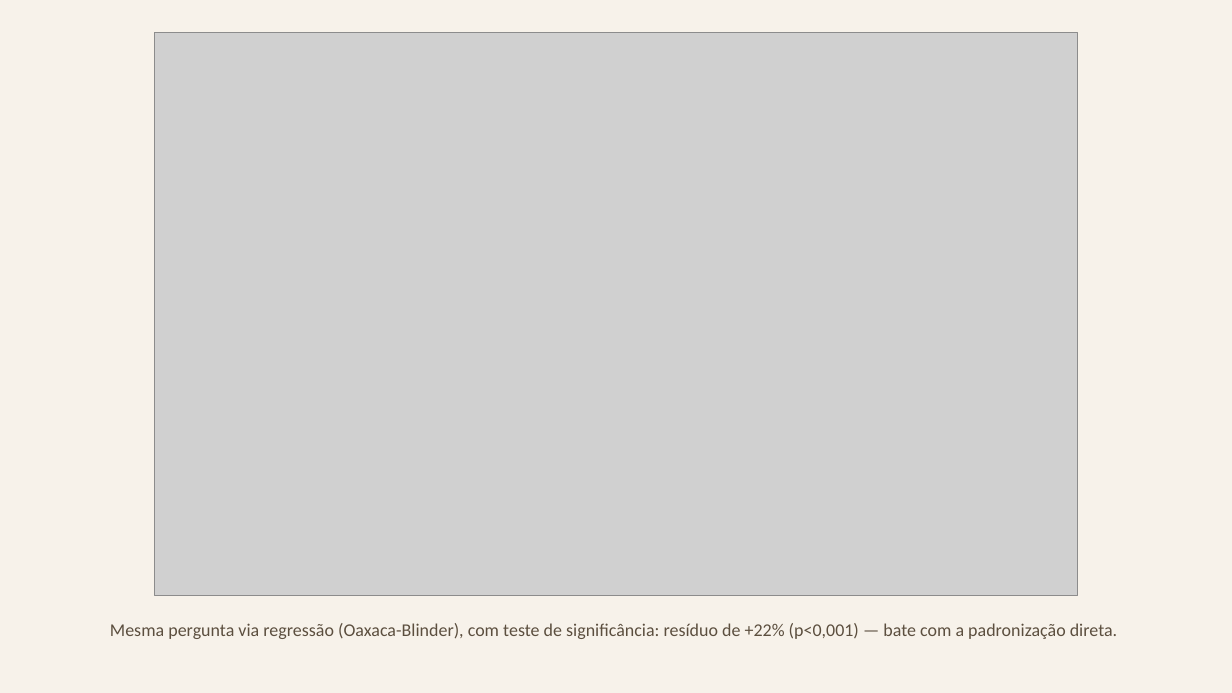
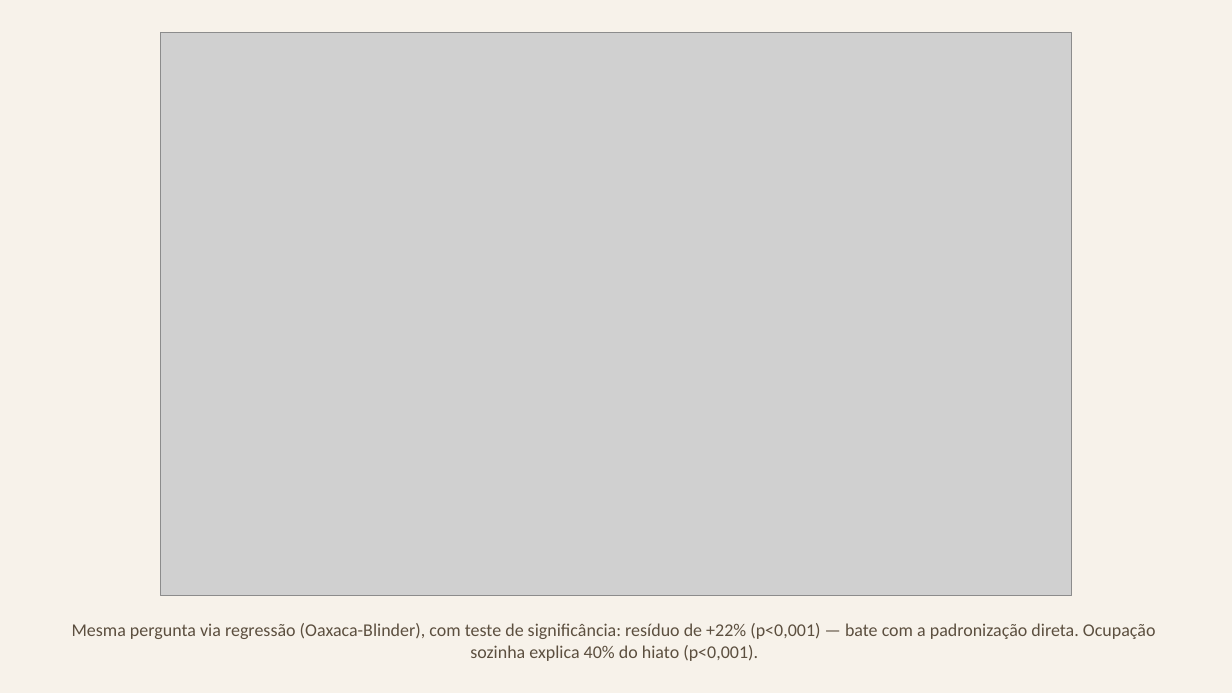
Before and after one commit to FelipeSantanaJ/Hub-Racial-Brasil, a slide deck: slide 10 of docs/Datahub_Racial_Brasil_Fase1.pptx. Drawn at 1232x693 pixels with LibreOffice and Linux fonts; fonts in the diff are those of the drawing; grey boxes stand for pictures. Boxes give left, top, right and bottom in pixels: in the first picture for what was removed or moved away, otherwise in the second. Text is boxed around its words. In the diff, an @@ line names an element or a change of style, - is before the commit and + after.

```diff
--- a/docs/Datahub_Racial_Brasil_Fase1.pptx
+++ b/docs/Datahub_Racial_Brasil_Fase1.pptx
@@ picture: place and size @@
-picture at [154,32,1078,596]
+picture at [160,32,1072,596]
@@ text at [72,623,1156,661]: text changed @@
-Mesma pergunta via regressão (Oaxaca-Blinder), com teste de significância: resíduo de +22% (p<0,001) — bate com a padronização direta.
+Mesma pergunta via regressão (Oaxaca-Blinder), com teste de significância: resíduo de +22% (p<0,001) — bate com a padronização direta. Ocupação sozinha explica 40% do hiato (p<0,001).
```
Also in this commit, not shown: 1 other slide changed, 13 slides added.
